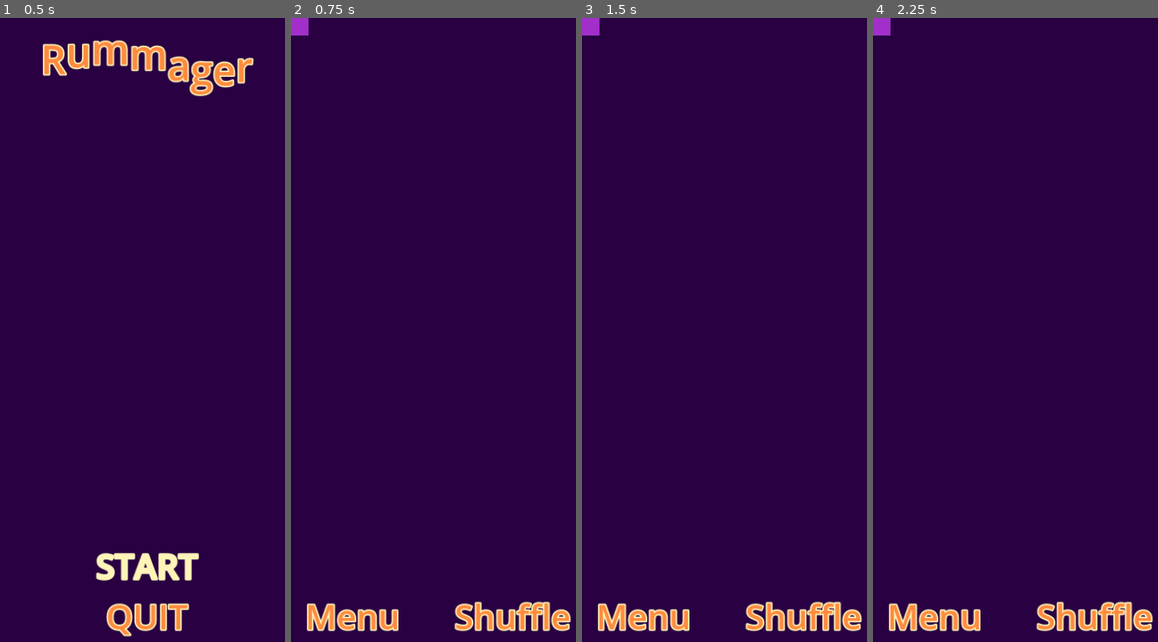
Above: before the commit, frames 1-4 (left to right).
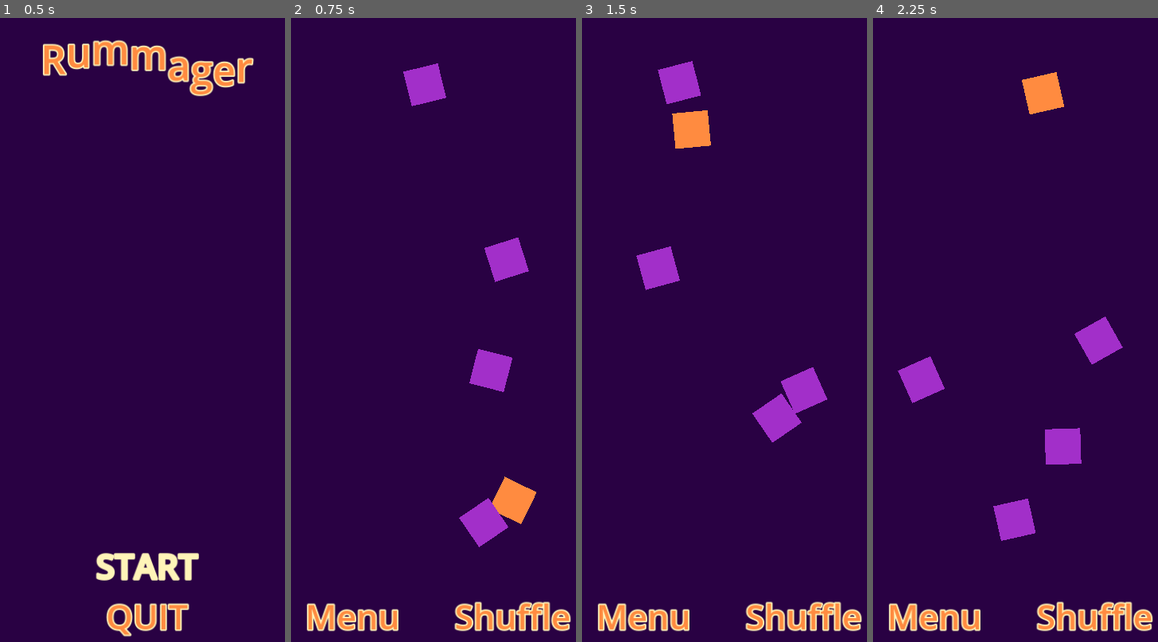
Above: after the commit, the same moments.

Repository: magopian/rummager
Game: Godot game, scene res://start_menu.tscn
Same seed, same stepped clock (60 frames per second), same inputs: the game is played once before the commit and once after it.
Inputs:
- Up to frame 1 (0.5 s): no input
- Up to frame 2 (0.75 s): click "START" at 0.5 s
- Up to frame 3 (1.5 s): click "Shuffle" at 1.25 s
- Up to frame 4 (2.25 s): click "Shuffle" at 2 s

Frame 1 is identical in both runs. In frame 2, 3.7% of the frame differs, in the area x 0-87%, y 0-85%; in frame 3, 3.7%, in the area x 0-87%, y 0-68%; in frame 4, 3.7%.

Commit message:
Randomize the cards position and rotation

Diff:
--- a/game.gd
+++ b/game.gd
@@ -22,6 +22,8 @@
 		var card: Card = card_scene.instantiate()
 		card.clicked.connect(_on_card_clicked)
 		card.left_screen.connect(_on_card_left_screen)
+		card.position = get_random_position()
+		card.rotation_degrees = randf_range(-180, 180)
 		cards.add_child(card)
 		if i == 0:
 			card_to_find = card
@@ -56,3 +58,11 @@
 			if held_card.is_inside_tree():
 				held_card.drop(Input.get_last_mouse_velocity())
 			held_card = null
+
+
+func get_random_position() -> Vector2:
+	var viewport_size: Vector2 = get_viewport_rect().size as Vector2
+	return Vector2(
+		randi_range(50, viewport_size.x - 50),  # The cards are 50x50
+		randi_range(50, viewport_size.y - 150)  # Leave some extra space for the bottom menu
+	)
